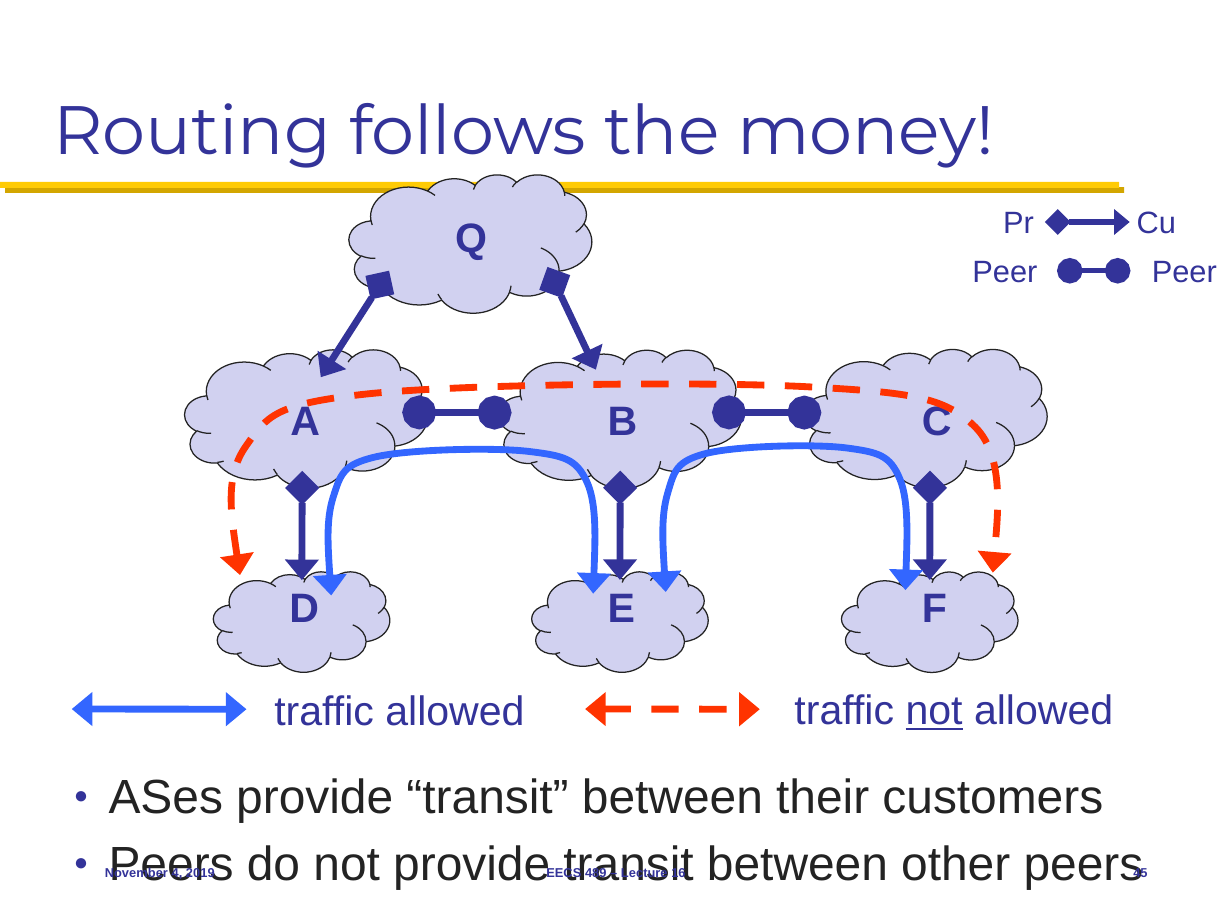
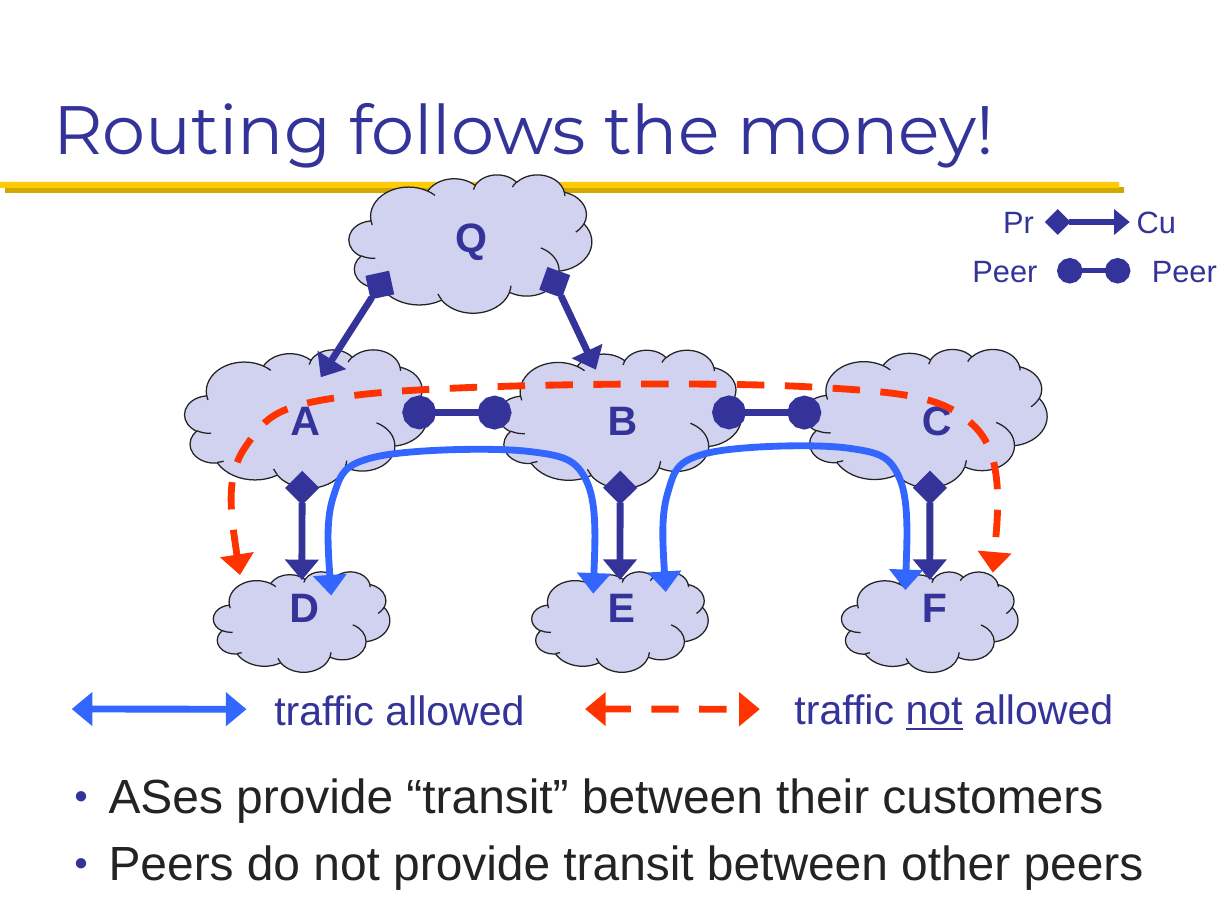
Before and after one commit to mosharaf/eecs489, a slide deck: slide 45 of Slides/110419.pptx. Drawn at 1232x924 pixels with LibreOffice and Linux fonts; fonts in the diff are those of the drawing. Boxes give left, top, right and bottom in pixels: in the first picture for what was removed or moved away, otherwise in the second. Text is boxed around its words. In the diff, an @@ line names an element or a change of style, - is before the commit and + after.

Commit message:
Tweaks for Nov 4

```diff
--- a/Slides/110419.pptx
+++ b/Slides/110419.pptx
@@ text removed at (x1=105, y1=867, x2=215, y2=880) @@
-November 4, 2019
@@ text removed at (x1=546, y1=867, x2=685, y2=880) @@
-EECS 489 – Lecture 16
@@ page number removed at (x1=1133, y1=867, x2=1147, y2=880) @@
-45
```
Also in this commit, not shown: 2 other slides changed.
